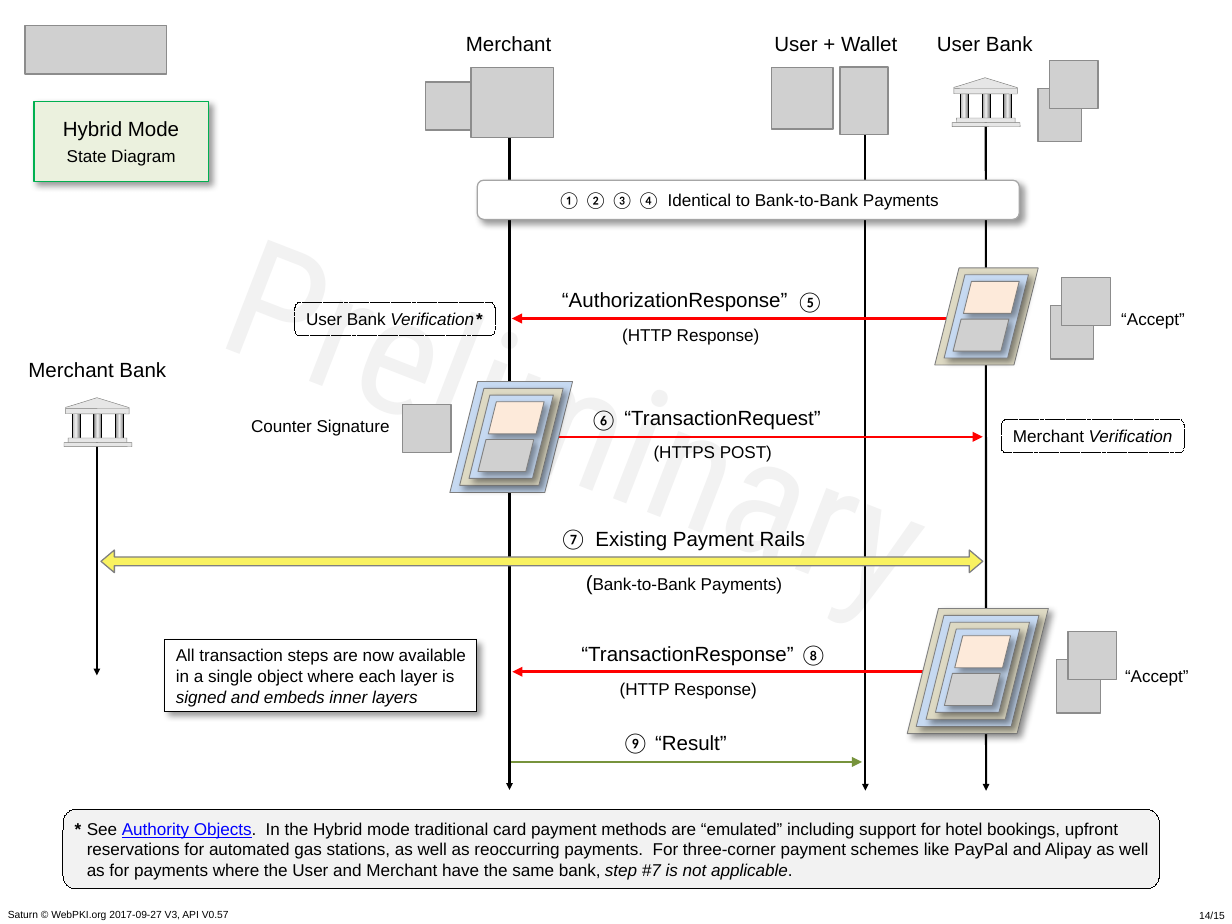
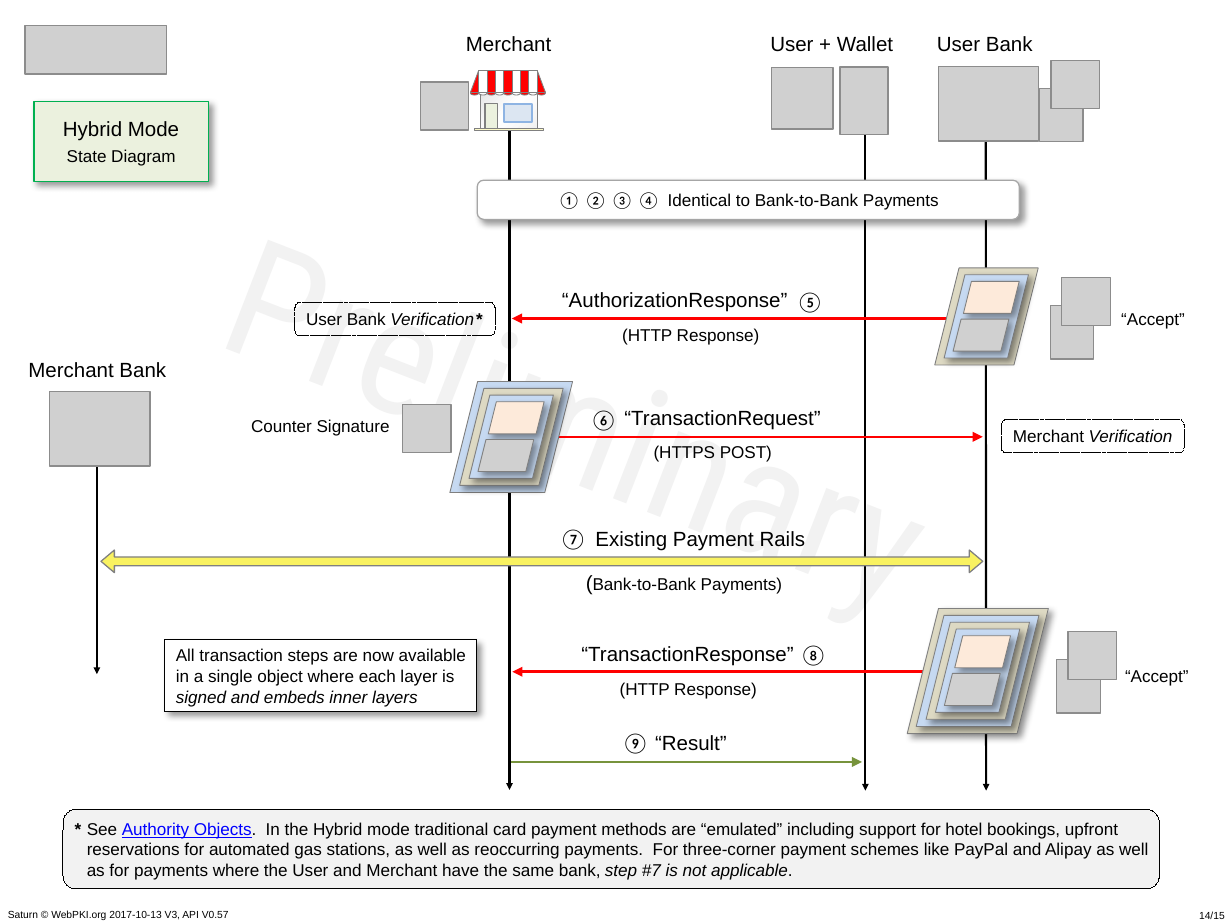
Before and after one commit to cyberphone/doc, a slide deck: slide 14 of saturn/saturn-v3-presentation.pptx. Drawn at 1232x924 pixels with LibreOffice and Linux fonts; fonts in the diff are those of the drawing; grey boxes stand for pictures. Boxes give left, top, right and bottom in pixels: in the first picture for what was removed or moved away, otherwise in the second. Text is boxed around its words. In the diff, an @@ line names an element or a change of style, - is before the commit and + after.

```diff
--- a/saturn/saturn-v3-presentation.pptx
+++ b/saturn/saturn-v3-presentation.pptx
@@ text "User + Wallet": place and size @@
-text "User + Wallet" at <box>774,36,897,52</box>
+text "User + Wallet" at <box>770,36,893,52</box>
@@ picture: place and size @@
-picture at <box>426,83,474,131</box>
+picture at <box>420,83,468,131</box>
@@ picture removed at <box>471,68,553,138</box> @@
@@ group added at <box>471,70,546,131</box>: 11 rectangles, 9 ellipses, 2 right triangles, 1 line @@
@@ picture added at <box>939,67,1039,140</box> @@
@@ group removed at <box>952,78,1020,127</box>: 3 rectangles, 3 freeform shapes, 1 line @@
@@ arrow moved from (986, 117) - (986, 791) to (986, 131) - (986, 791) @@
@@ picture added at <box>49,392,149,466</box> @@
@@ group removed at <box>64,398,132,446</box>: 3 rectangles, 3 freeform shapes, 1 line @@
@@ arrow moved from (97, 424) - (97, 675) to (97, 451) - (97, 674) @@
@@ text at <box>8,910,229,920</box>: text changed @@
-Saturn © WebPKI.org 2017-09-27 V3, API V0.57
+Saturn © WebPKI.org 2017-10-13 V3, API V0.57
```
Also in this commit, not shown: 14 other slides changed, 3 other files.
